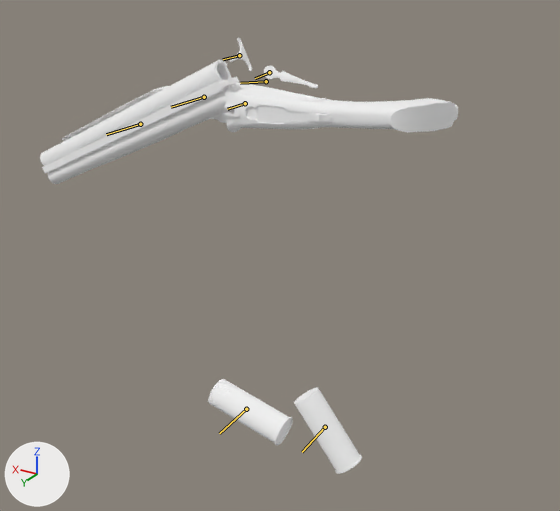
Renders of the glTF model xogot/assets/weapons/aether_waw_real/sawnoff/viewmodel.glb from each side of a commit.
Both versions are drawn from a 50 mm camera at (-0.571, 0.861, 0.222) aimed at (-0.096, 0.07, -0.173). Arrows for +X, +Y and +Z are at lower left; the lights stay in place. The first picture is the older version. Both versions are drawn at frame 44 of the action 'PSA_viewmodel_double_barrel_shotgun_reload'; the numbers are the values there. The bones that change, and the others that lie on the model, are drawn over the model as lines.

Objects in the first picture: 'SawedOffModel'.
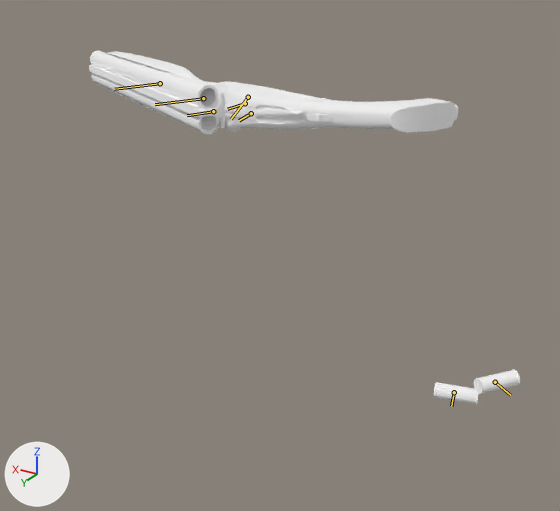
Boxes [x1, y1, x2, y2] around the edits, measured in the pictures (560 x 511 px):
'SawedOffModel', posed (19% shorter): before [40, 38, 458, 474]; after [89, 51, 520, 405]
bone 'tag_lever', root to tip: before (269, 72) to (255, 78); after (251, 113) to (239, 120)
bone 'tag_barrels', root to tip: before (204, 97) to (171, 107); after (203, 98) to (155, 104)
bone 'tag_extractor', root to tip: before (239, 55) to (223, 59); after (213, 111) to (187, 115)
bone 'tag_shell2', root to tip: before (246, 409) to (219, 433); after (454, 392) to (451, 406)
bone 'tag_shell1', root to tip: before (325, 427) to (302, 452); after (495, 382) to (510, 395)

The edits, one by one:
Bone 'tag_lever' (bone_tag_lever) moves from (-0.008, -0.044, 0.044) to (0.0, 0.0, 0.0).
Bone 'tag_lever' (bone_tag_lever) turns from (-2, -11, -6) to (-1, 5, 0) degrees about its own x, y and z.
Bone 'tag_barrels' (bone_tag_barrels) moves from (0.0, -0.001, 0.001) to (0.0, 0.0, 0.0).
Bone 'tag_barrels' (bone_tag_barrels) turns from (0, 26, 0) to (0, 0, -26) degrees about its own x, y and z.
Bone 'tag_extractor' (bone_tag_extractor) moves from (-0.013, -0.029, 0.029) to (-0.013, 0.0, 0.0).
Bone 'tag_shell2' (bone_tag_shell2) moves from (-0.212, 0.432, -0.284) to (-0.212, -0.3, -0.416).
Bone 'tag_shell2' (bone_tag_shell2) turns from (0, -39, 0) to (0, 0, 39) degrees about its own x, y and z.
Bone 'tag_shell1' (bone_tag_shell1) moves from (-0.255, 0.403, -0.352) to (-0.255, -0.337, -0.419).
Bone 'tag_shell1' (bone_tag_shell1) turns from (0, -78, 0) to (0, 0, 78) degrees about its own x, y and z.
